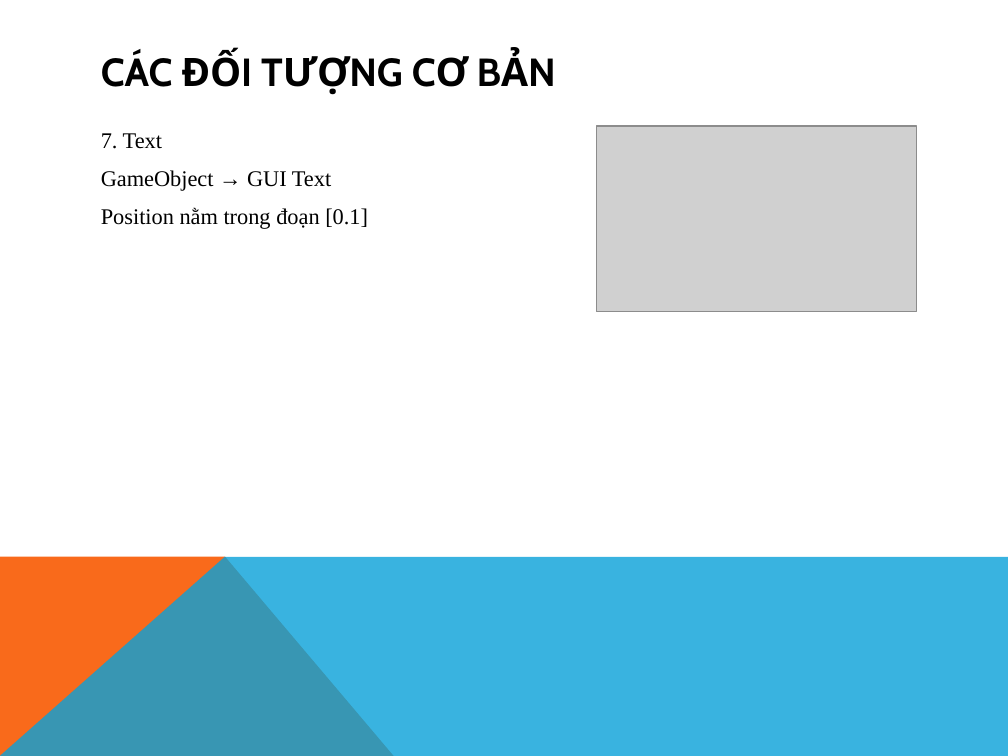
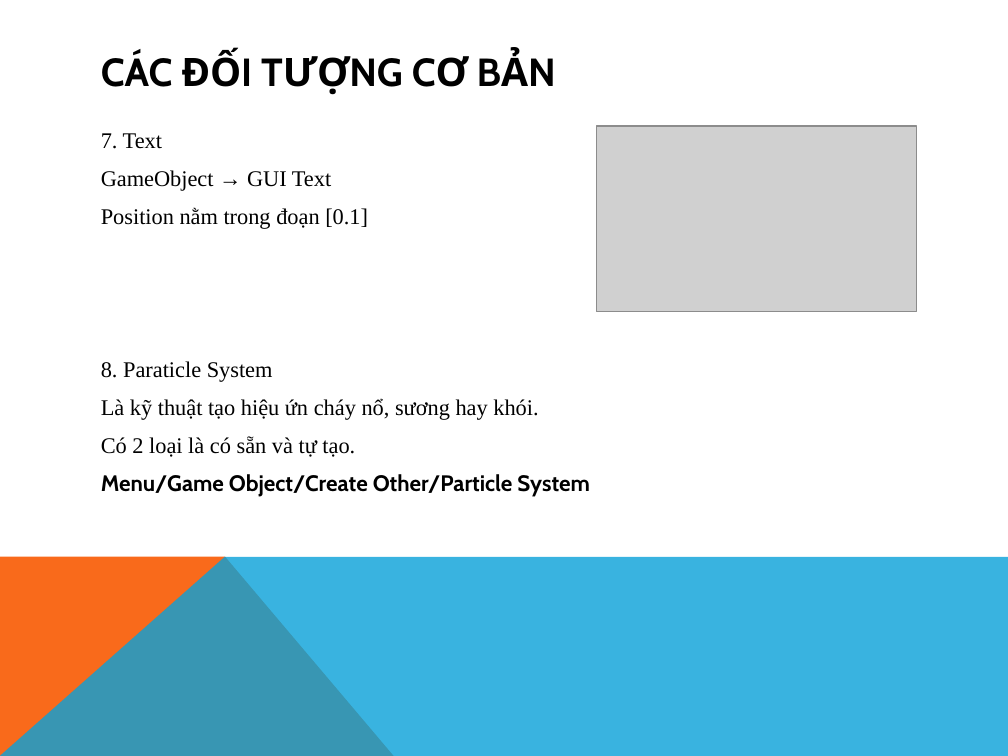
Before and after one commit to fordream/docs, a slide deck: slide 20 of unity/unity.pptx. Drawn at 1008x756 pixels with LibreOffice and Linux fonts; fonts in the diff are those of the drawing; grey boxes stand for pictures. Boxes give left, top, right and bottom in pixels: in the first picture for what was removed or moved away, otherwise in the second. Text is boxed around its words. In the diff, an @@ line names an element or a change of style, - is before the commit and + after.

Commit message:
add

```diff
--- a/unity/unity.pptx
+++ b/unity/unity.pptx
@@ text at <box>101,361,590,497</box>: paragraphs added @@
+8. Paraticle System
+Là kỹ thuật tạo hiệu ứn cháy nổ, sương hay khói.
+Có 2 loại là có sẵn và tự tạo.
+Menu/Game Object/Create Other/Particle System
```
